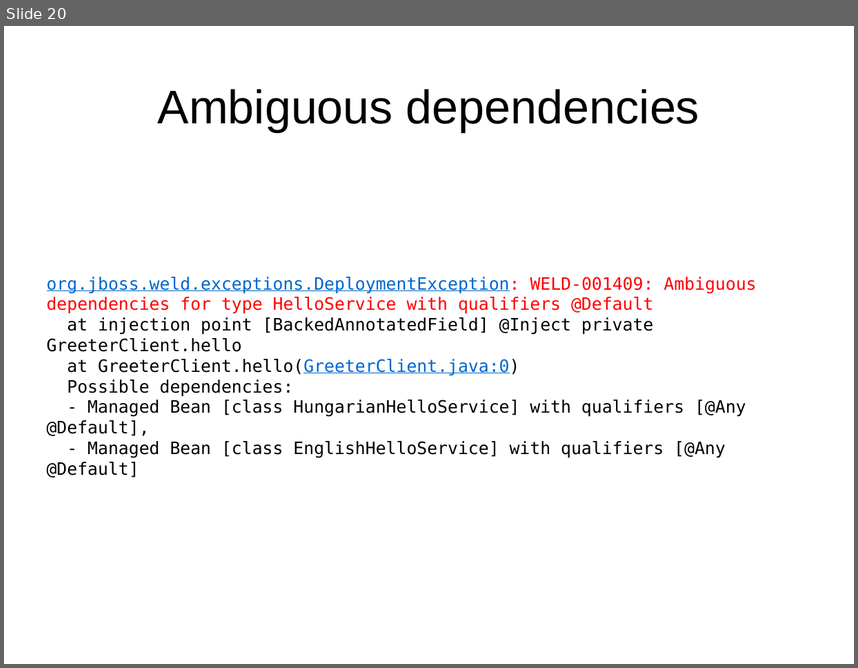
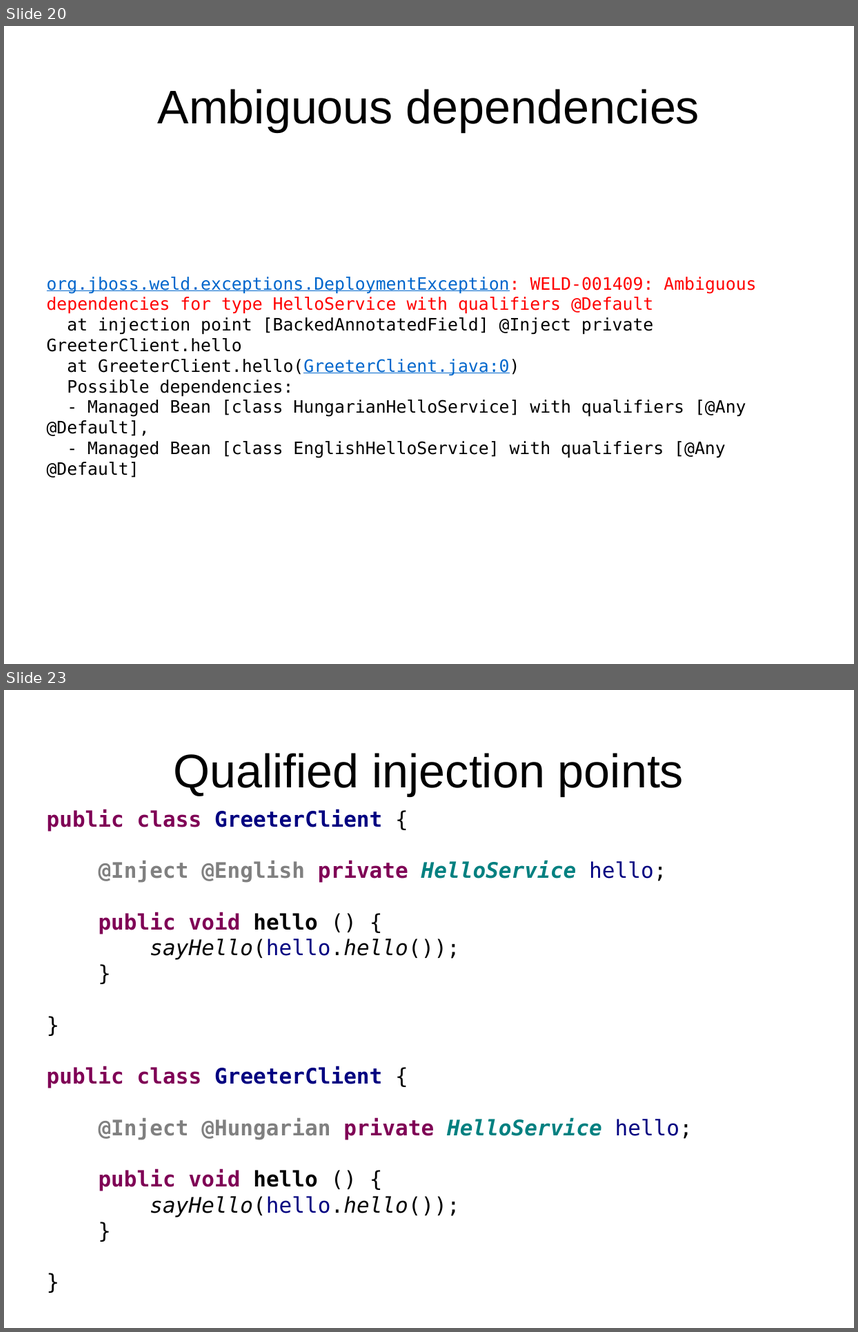
Before and after one commit to FrigoCoder/CDI, a slide deck: CDI.odp. Shown one above the other, each under a label of ours: slide 20 before the commit, slides 20 and 23 after it; the slides between them are not shown. The pictures are 858x668 and 858x1332 pixels, drawn with LibreOffice and Linux fonts; fonts in the diff are those of the drawing. Boxes give left, top, right and bottom in pixels: in the first picture for what was removed or moved away, otherwise in the second. Text is boxed around its words. In the diff, an @@ line names an element or a change of style, - is before the commit and + after.

```diff
--- a/CDI.odp
+++ b/CDI.odp
@@ slide 23 added at (x1=4, y1=690, x2=854, y2=1328), background #FFFFFF @@
@@ title added at (x1=173, y1=753, x2=684, y2=796), 44 pt, text #000000 @@
+Qualified injection points
@@ text added at (x1=47, y1=809, x2=693, y2=1216), 20 pt, text #000000, bold @@
+public class GreeterClient {
+@Inject @English private HelloService hello;
+public void hello () {
+sayHello(hello.hello());
+}
+}
+public class GreeterClient {
+@Inject @Hungarian private HelloService hello;
+public void hello () {
+sayHello(hello.hello());
+}
+}
```
Also in this commit, not shown: 2 slides changed, 5 other slides added, 8 other files.
